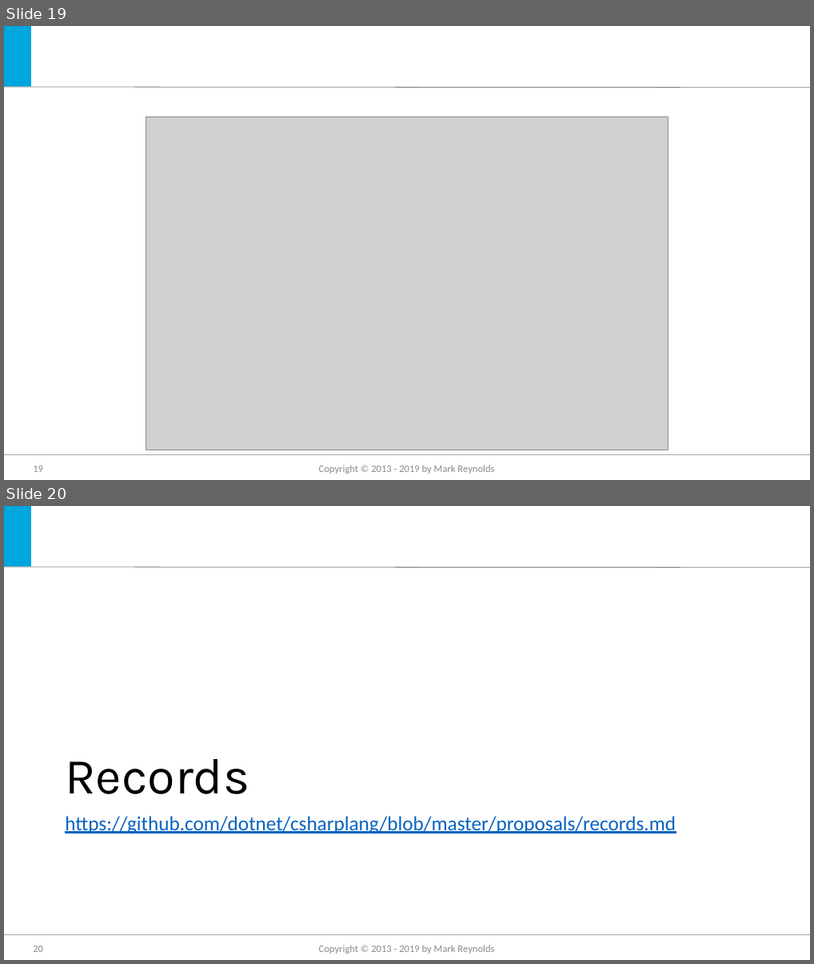
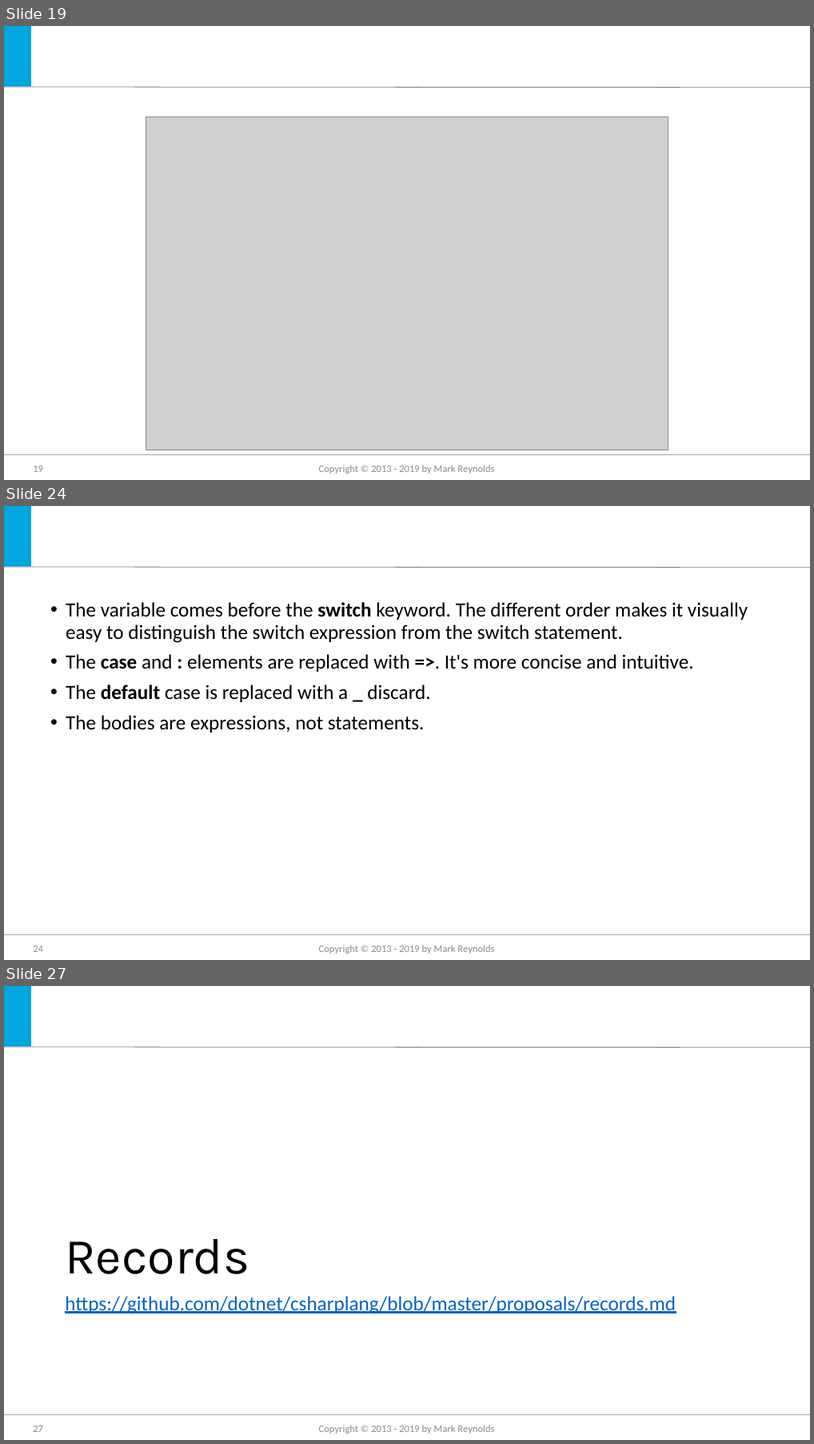
Before and after one commit to jmreynolds/CSharp8, a slide deck: Whats new in C#8.pptx. Shown one above the other, each under a label of ours: slides 19 and 20 before the commit, slides 19, 24 and 27 after it; the slides between them are not shown. The pictures are 814x964 and 814x1444 pixels, drawn with LibreOffice and Linux fonts; fonts in the diff are those of the drawing; grey boxes stand for pictures; background and template pictures are left out. Boxes give left, top, right and bottom in pixels: in the first picture for what was removed or moved away, otherwise in the second. Text is boxed around its words. In the diff, an @@ line names an element or a change of style, - is before the commit and + after.

```diff
--- a/Whats new in C#8.pptx
+++ b/Whats new in C#8.pptx
@@ slide 24 added at [4, 506, 810, 960], background #FFFFFF; not listed: 3 template elements that a slide beside it also shows @@
@@ text added at [66, 602, 748, 732], 24 pt, text #000000 @@
+• The variable comes before the switch keyword. The different order makes it visually easy to distinguish the switch expression from the switch statement.
+• The case and : elements are replaced with =>. It's more concise and intuitive.
+• The default case is replaced with a _ discard.
+• The bodies are expressions, not statements.
@@ page number added at [33, 945, 43, 952], 12 pt, text #8C8C8C @@
+24
@@ text added at [319, 944, 494, 953], 12 pt, text #8C8C8C @@
+Copyright © 2013 - 2019 by Mark Reynolds
@@ what was slide 20 is now slide 27 @@
@@ page number at [33, 1425, 43, 1432]: text changed @@
-20
+27
```
Also in this commit, not shown: 1 slide changed, 6 other slides added, 3 other files.
